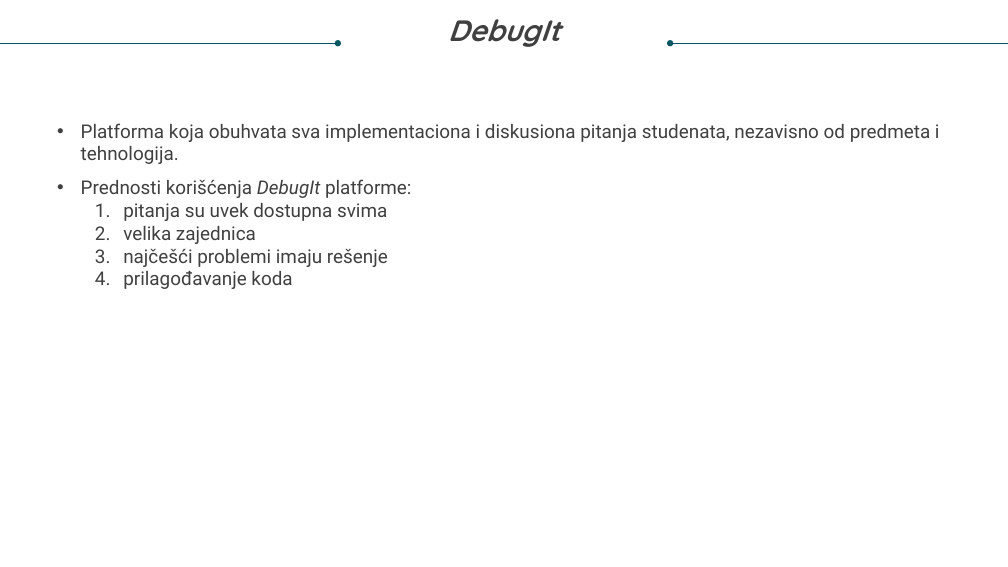
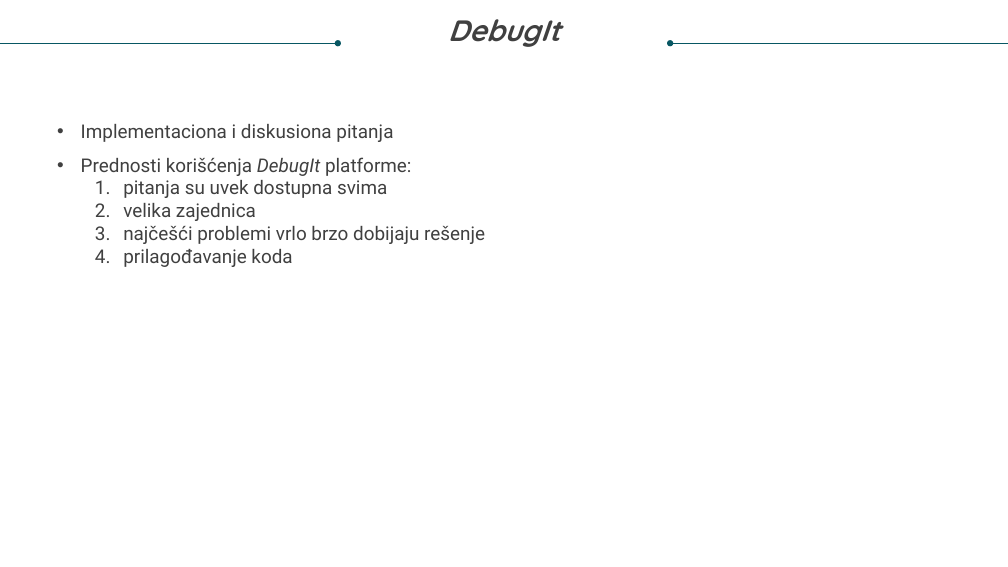
Before and after one commit to Nevenaa01/DebugIt, a slide deck: slide 3 of Nevena Gligorov diplomski prezentacija.pptx. Drawn at 1008x567 pixels with LibreOffice and Linux fonts; fonts in the diff are those of the drawing. Boxes give left, top, right and bottom in pixels: in the first picture for what was removed or moved away, otherwise in the second. Text is boxed around its words. In the diff, an @@ line names an element or a change of style, - is before the commit and + after.

```diff
--- a/Nevena Gligorov diplomski prezentacija.pptx
+++ b/Nevena Gligorov diplomski prezentacija.pptx
@@ text at (81,124,393,142): text changed @@
-• Platforma koja obuhvata sva implementaciona i diskusiona pitanja studenata, nezavisno od predmeta i tehnologija.
+• Implementaciona i diskusiona pitanja
@@ text at (123,226,485,244): text changed @@
-  3. najčešći problemi imaju rešenje
+  3. najčešći problemi vrlo brzo dobijaju rešenje
```
Also in this commit, not shown: 12 other slides changed, 1 slide added, 3 other files.
